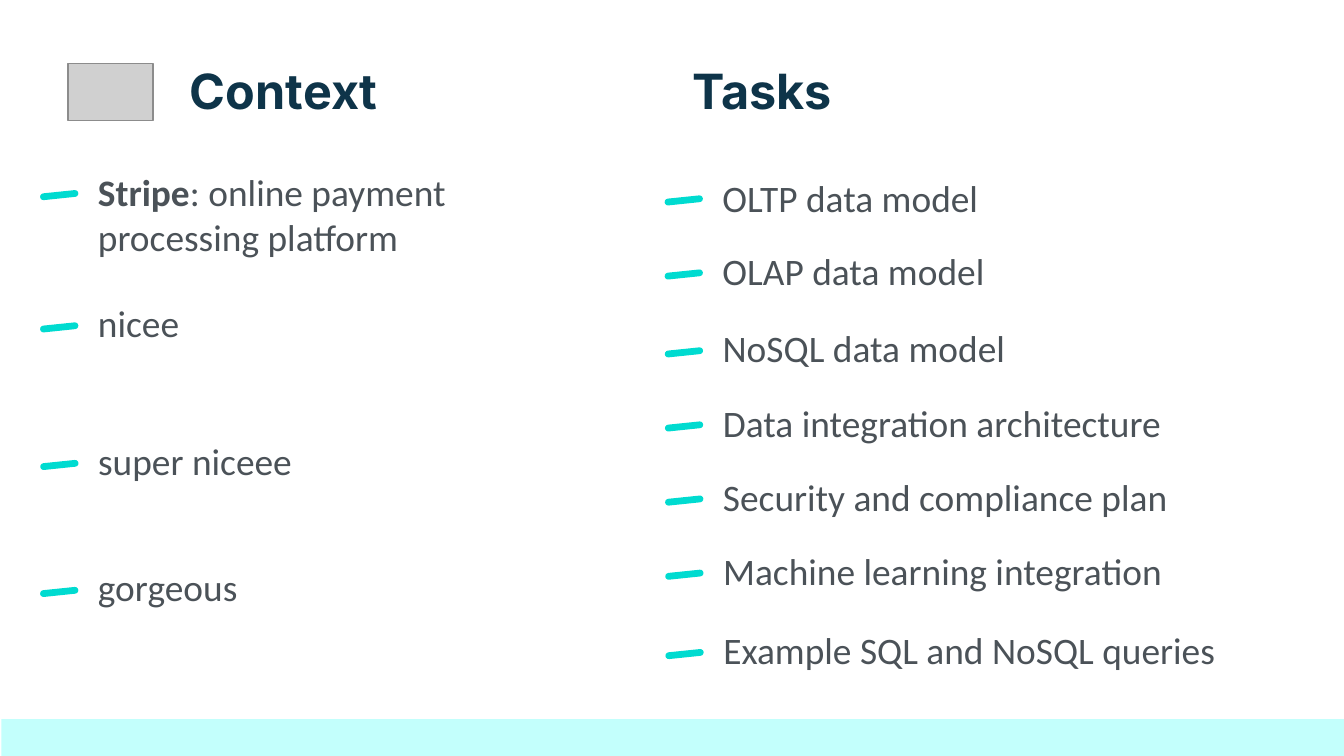
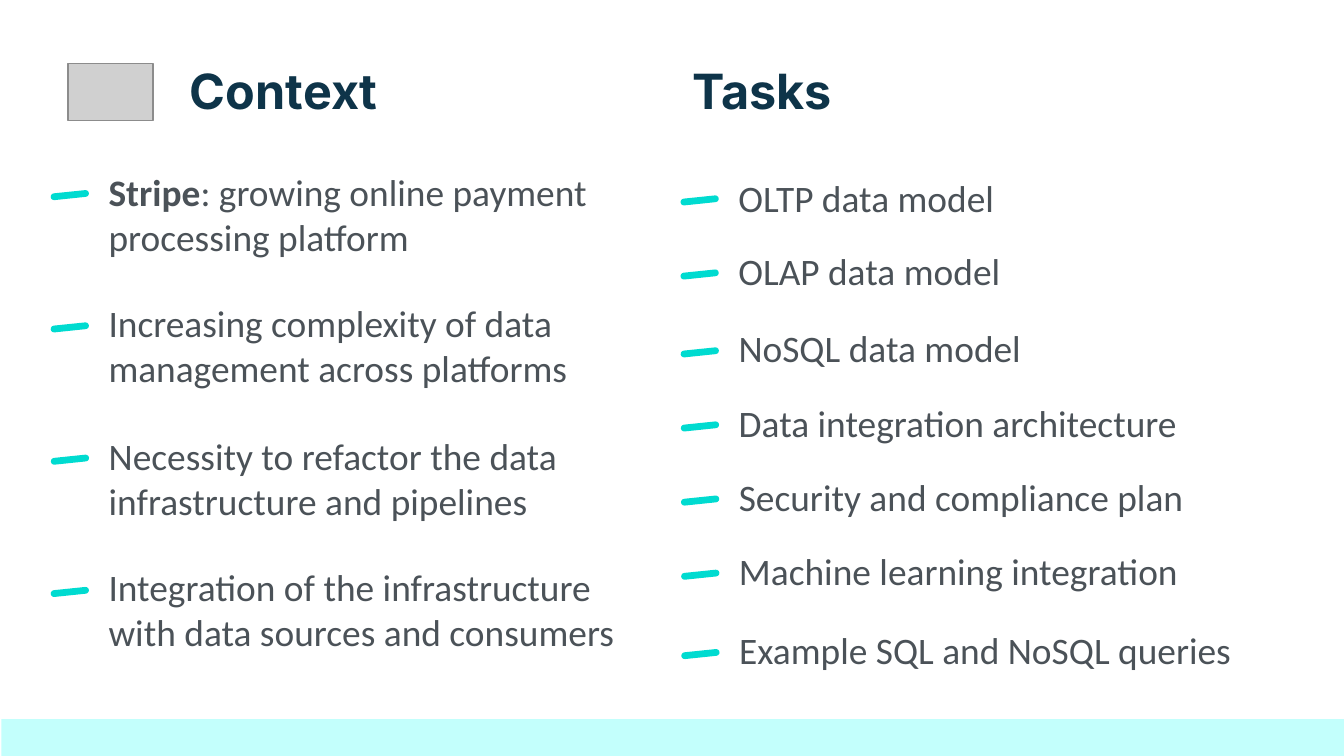
Before and after one commit to netesf13d/jedha-projects, a slide deck: slide 2 of 2-03-Stripe_Business_Case/presentation/Presentation - 2-03 - Stripe Business Case.odp. Drawn at 1344x756 pixels with LibreOffice and Linux fonts; fonts in the diff are those of the drawing; grey boxes stand for pictures. Boxes give left, top, right and bottom in pixels: in the first picture for what was removed or moved away, otherwise in the second. Text is boxed around its words. In the diff, an @@ line names an element or a change of style, - is before the commit and + after.

Commit message:
work on 2-03 Stripe

```diff
--- a/2-03-Stripe_Business_Case/presentation/Presentation - 2-03 - Stripe Business Case.odp
+++ b/2-03-Stripe_Business_Case/presentation/Presentation - 2-03 - Stripe Business Case.odp
@@ title at (x1=109, y1=180, x2=587, y2=258): text changed @@
-Stripe: online payment processing platform
+Stripe: growing online payment processing platform
@@ title at (x1=109, y1=311, x2=567, y2=389): text changed @@
-nicee
+Increasing complexity of data management across platforms
@@ title at (x1=109, y1=444, x2=557, y2=521): text changed @@
-super niceee
+Necessity to refactor the data infrastructure and pipelines
@@ rounded rectangle moved from (x1=40, y1=459, x2=80, y2=470) to (x1=51, y1=454, x2=90, y2=464) @@
@@ 3 rounded rectangles moved together from (x1=40, y1=190, x2=80, y2=597) to (x1=51, y1=190, x2=90, y2=597) @@
@@ title at (x1=109, y1=575, x2=614, y2=647): text changed @@
-gorgeous
+Integration of the infrastructure with data sources and consumers
@@ 7 titles, 7 rounded rectangles moved together from (x1=665, y1=186, x2=1215, y2=670) to (x1=680, y1=186, x2=1231, y2=670) @@
```
Also in this commit, not shown: 2 other slides changed, 4 slides added, 4 slides removed, 4 other files.
